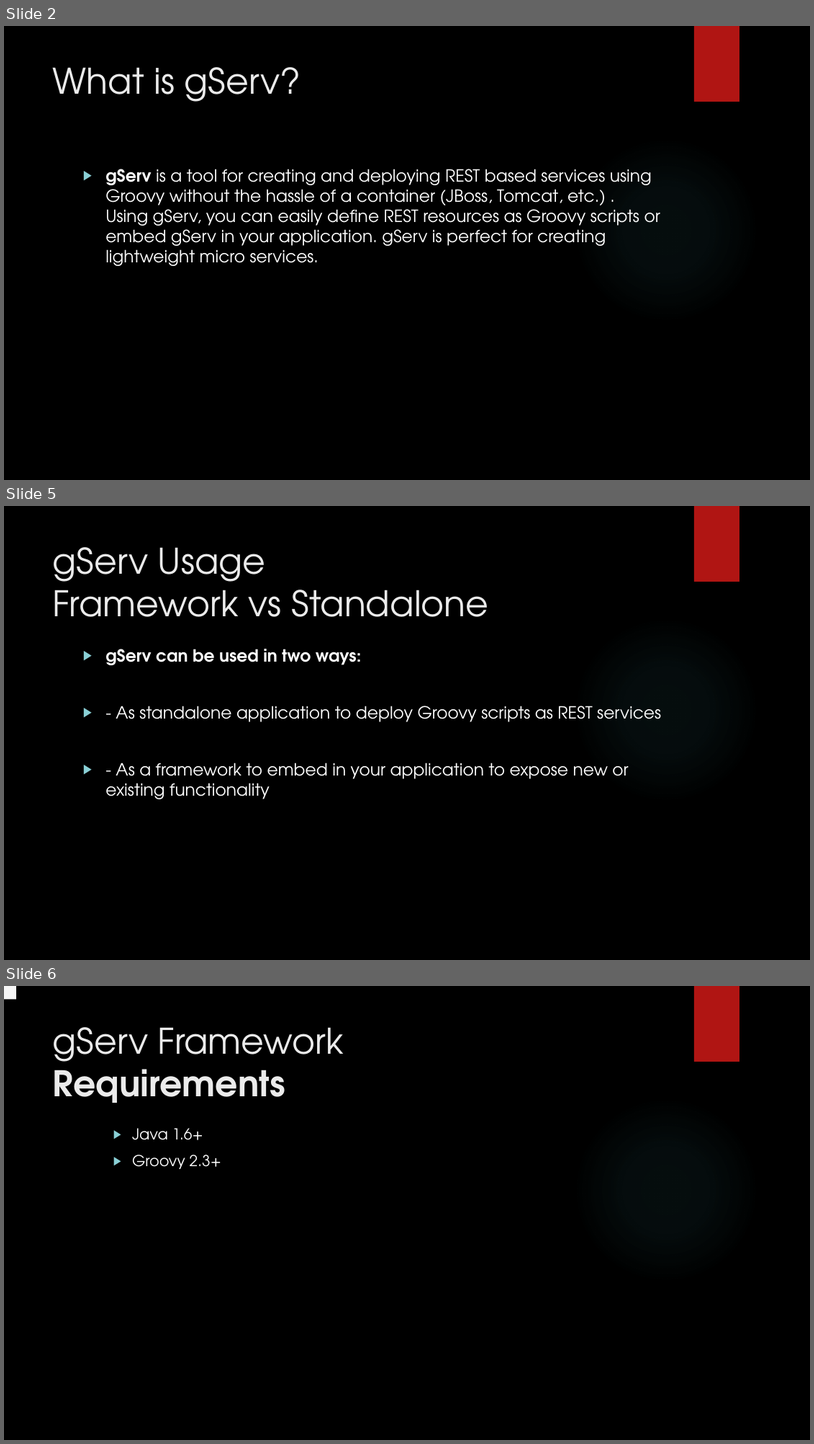
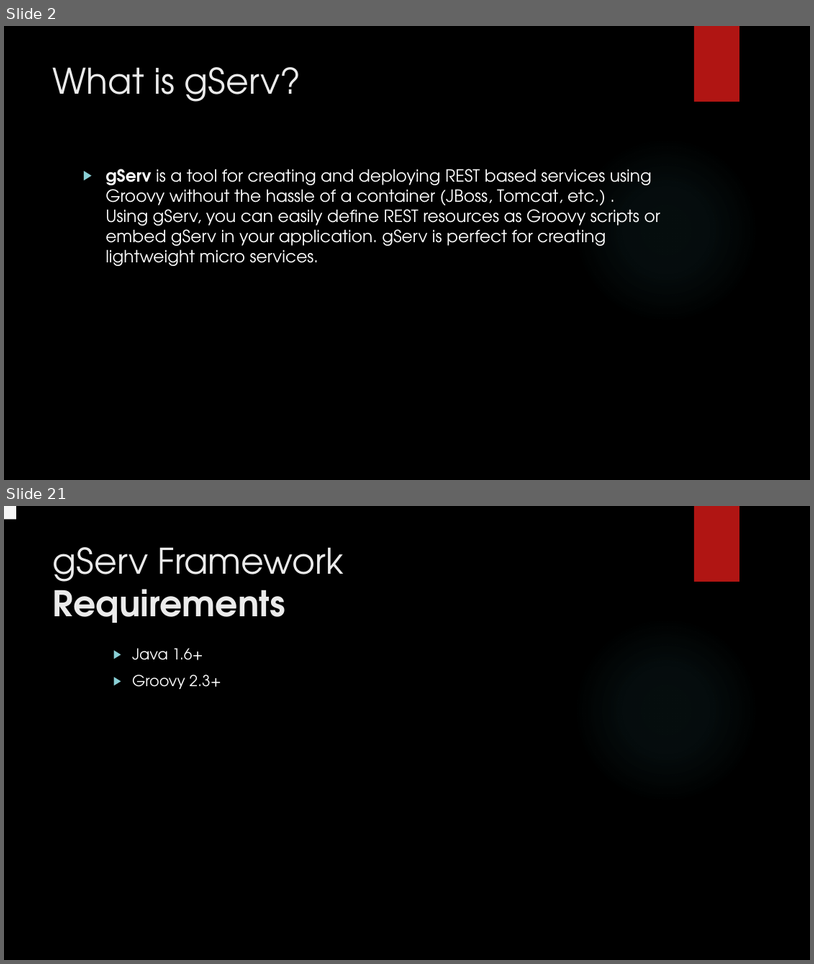
Before and after one commit to javaConductor/gserv, a slide deck: gServ.pptx. Shown one above the other, each under a label of ours: slides 2, 5 and 6 before the commit, slides 2 and 21 after it; the slides between them are not shown. The pictures are 814x1444 and 814x964 pixels, drawn with LibreOffice and Linux fonts; fonts in the diff are those of the drawing; background and template pictures are left out. Boxes give left, top, right and bottom in pixels: in the first picture for what was removed or moved away, otherwise in the second. Text is boxed around its words. In the diff, an @@ line names an element or a change of style, - is before the commit and + after.

```diff
--- a/gServ.pptx
+++ b/gServ.pptx
@@ slide 5 removed at (x1=4, y1=506, x2=810, y2=960), background picture (left out); not listed: 2 template elements that a slide beside it also shows @@
@@ title removed at (x1=53, y1=547, x2=489, y2=617) @@
-gServ Usage
-Framework vs Standalone
@@ text removed at (x1=106, y1=649, x2=661, y2=799) @@
-▶ gServ can be used in two ways:
-▶ - As standalone application to deploy Groovy scripts as REST services
-▶ - As a framework to embed in your application to expose new or existing functionality
@@ what was slide 6 is now slide 21 @@
```
Also in this commit, not shown: 15 slides changed, 2 slides added, 1 other slide removed, 40 other files.
